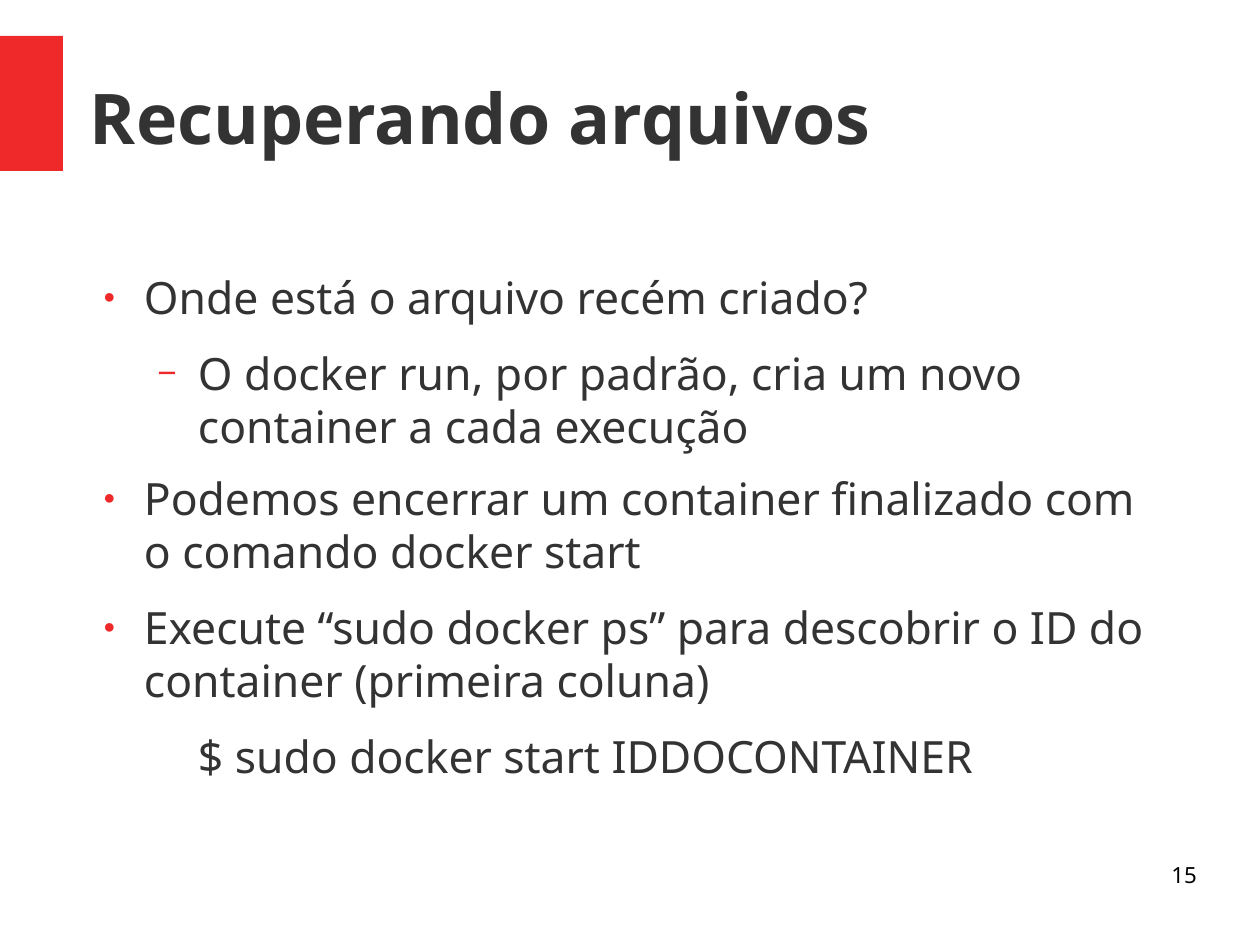
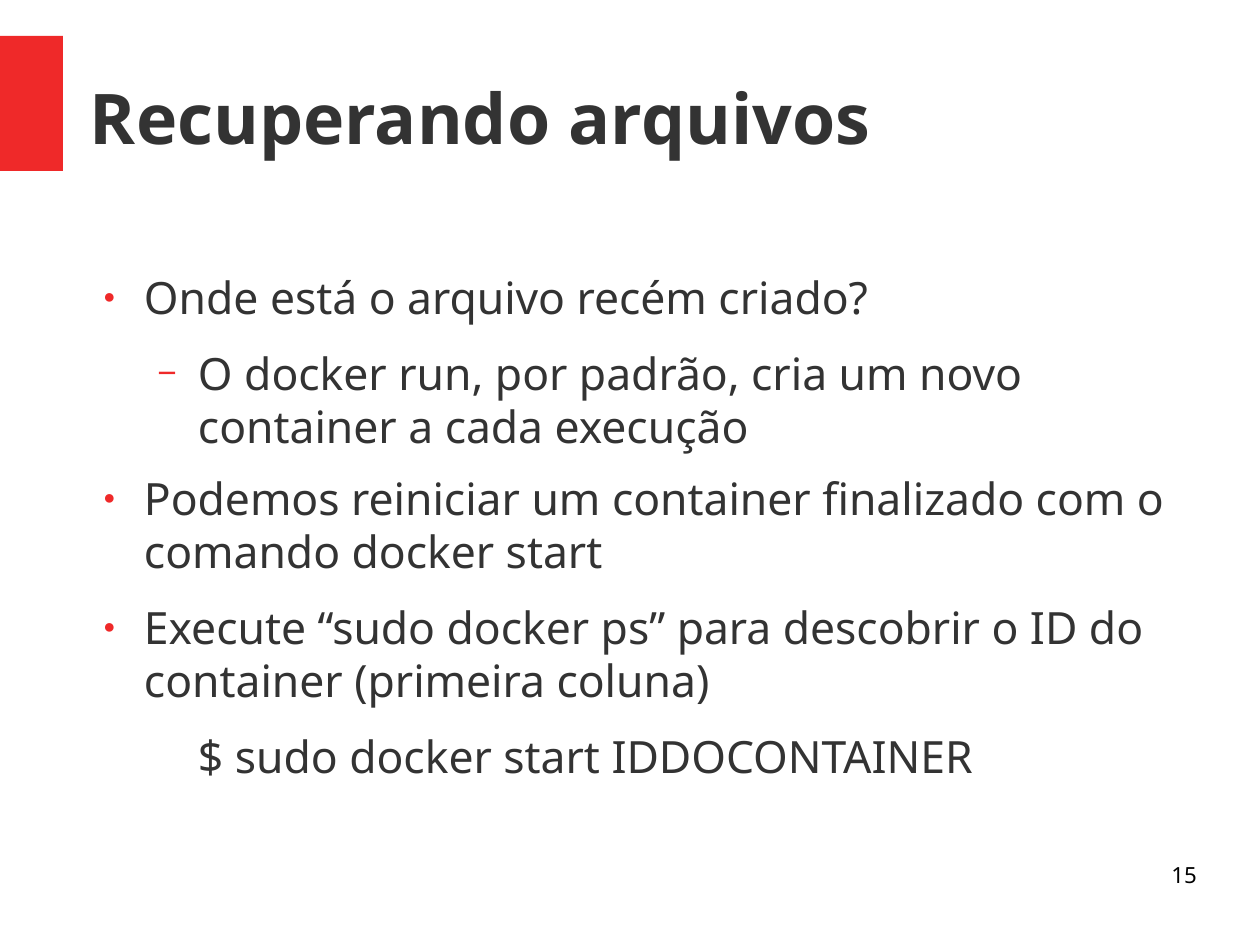
Before and after one commit to viniciusalveshax/aulas, a slide deck: slide 15 of adm-seg-redes/04-docker/05-docker.odp. Drawn at 1260x945 pixels with LibreOffice and Linux fonts; fonts in the diff are those of the drawing. Boxes give left, top, right and bottom in pixels: in the first picture for what was removed or moved away, otherwise in the second. Text is boxed around its words. In the diff, an @@ line names an element or a change of style, - is before the commit and + after.

```diff
--- a/adm-seg-redes/04-docker/05-docker.odp
+++ b/adm-seg-redes/04-docker/05-docker.odp
@@ text at (144, 481, 1164, 569): text changed @@
-● Podemos encerrar um container finalizado com o comando docker start
+● Podemos reiniciar um container finalizado com o comando docker start
```
Also in this commit, not shown: 14 other files.
